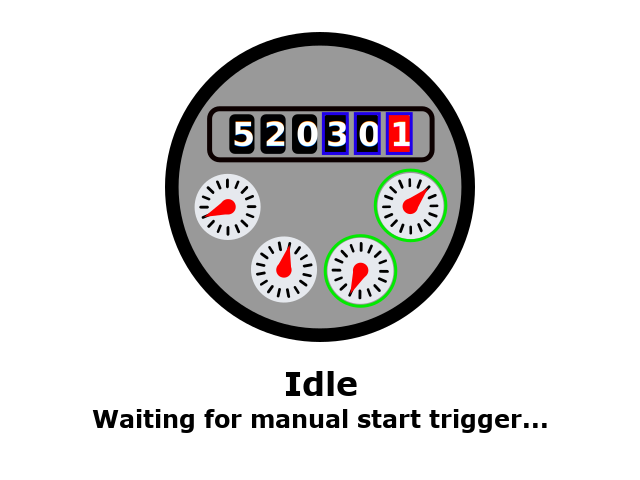
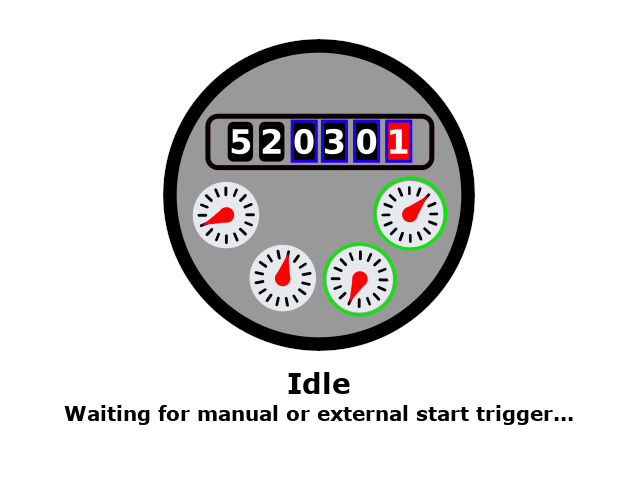
Revision of a layered 640 x 480 image; what changed, layer by layer:
painted on "Idle ..." over <box>64,371,573,433</box>
removed layer "Pasted Layer" over <box>165,32,475,342</box>
removed layer "Layer" over <box>64,32,573,433</box>
renamed "Flowstate_flow_not_started.jpg" to "Flowstate_idle_no_autostart.jpg", painted on it over <box>64,32,573,433</box>
